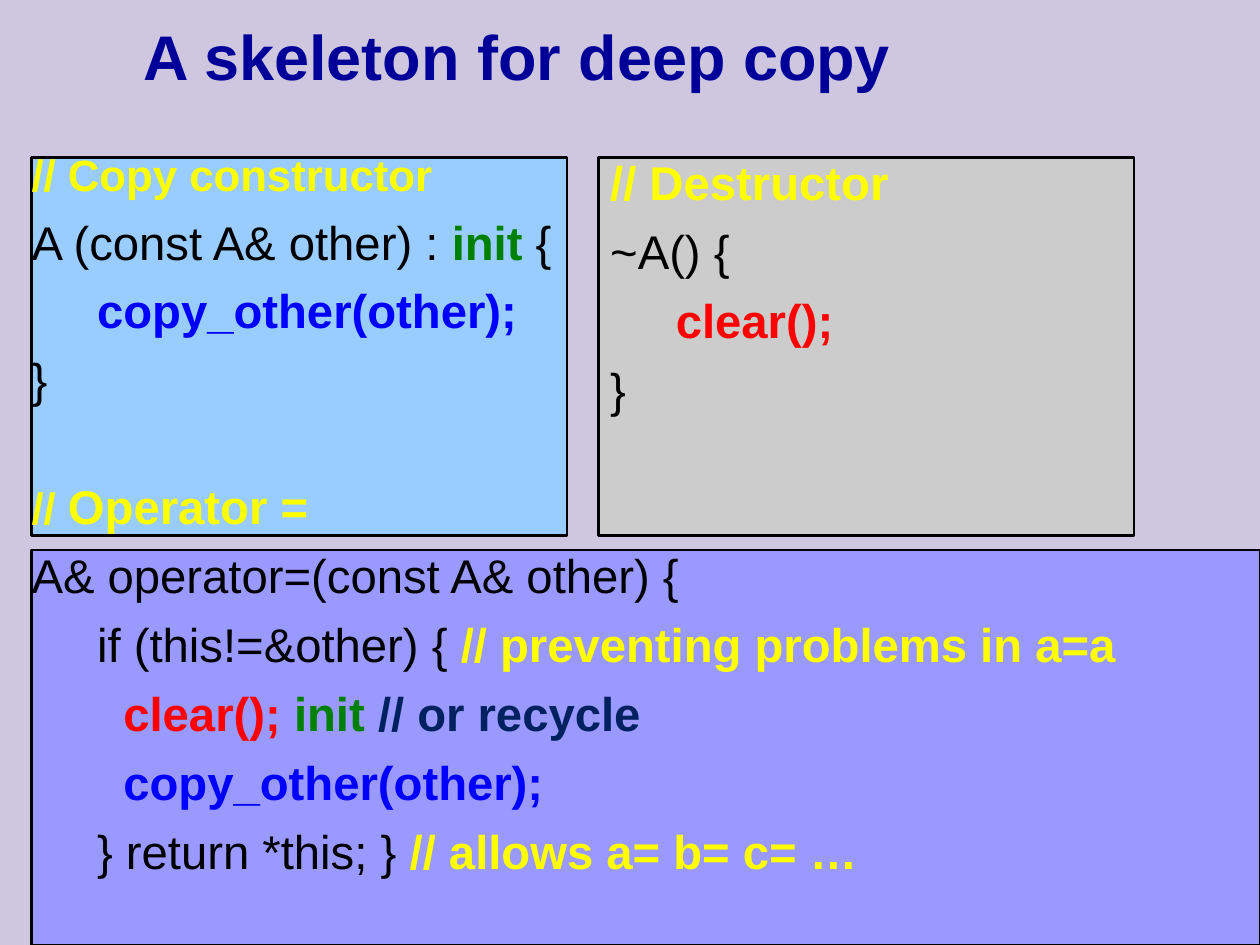
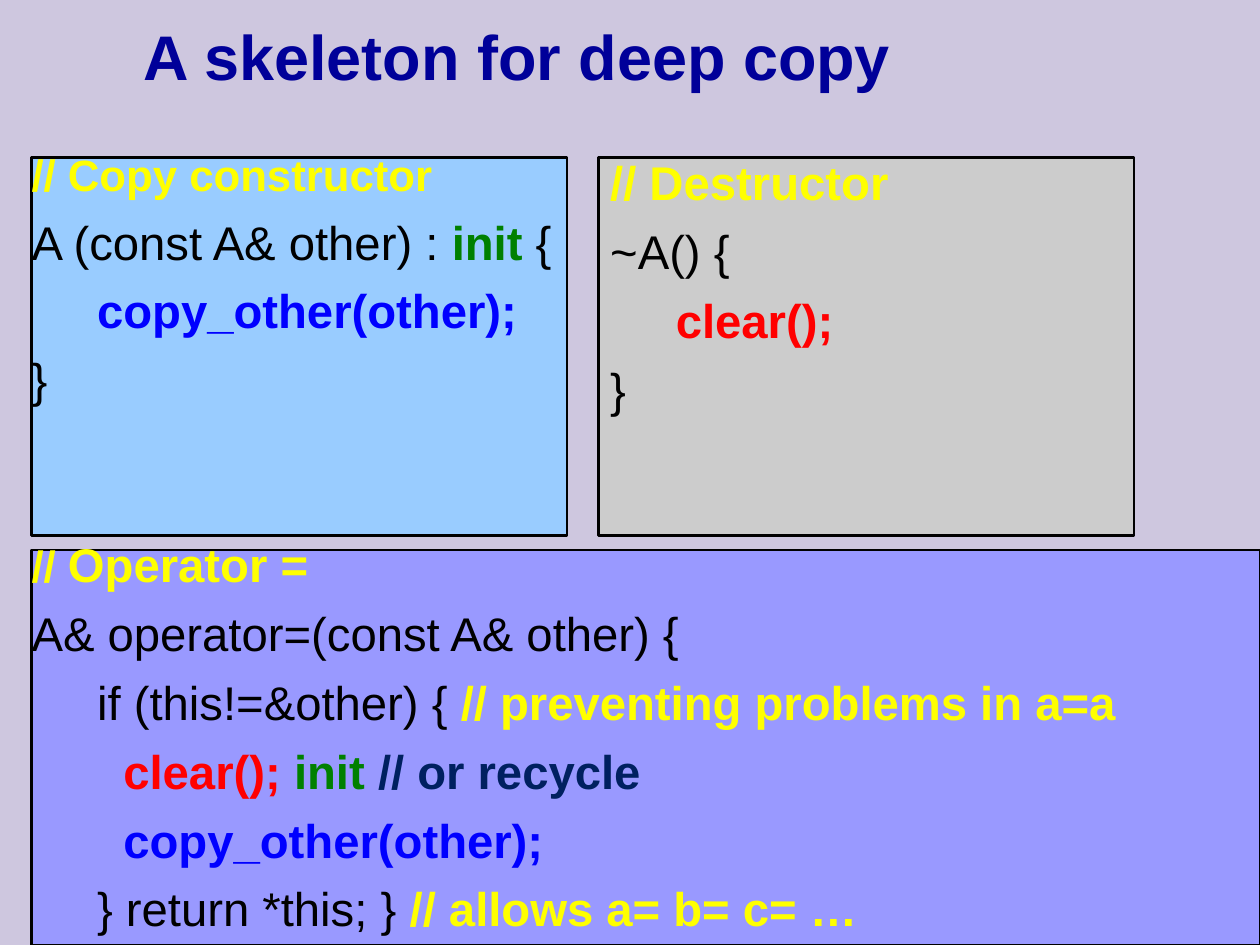
Before and after one commit to cpp-at-ariel/cpp-5778, a slide deck: slide 6 of week05-copy-friend/slides.odp. Drawn at 1260x945 pixels with LibreOffice and Linux fonts; fonts in the diff are those of the drawing. Boxes give left, top, right and bottom in pixels: in the first picture for what was removed or moved away, otherwise in the second. Text is boxed around its words. In the diff, an @@ line names an element or a change of style, - is before the commit and + after.

```diff
--- a/week05-copy-friend/slides.odp
+++ b/week05-copy-friend/slides.odp
@@ text "// Copy constructor" rewrapped from <box>32,156,1115,875</box> to <box>32,156,1115,932</box> @@
```
Also in this commit, not shown: 1 other slide changed, 10 other files.
